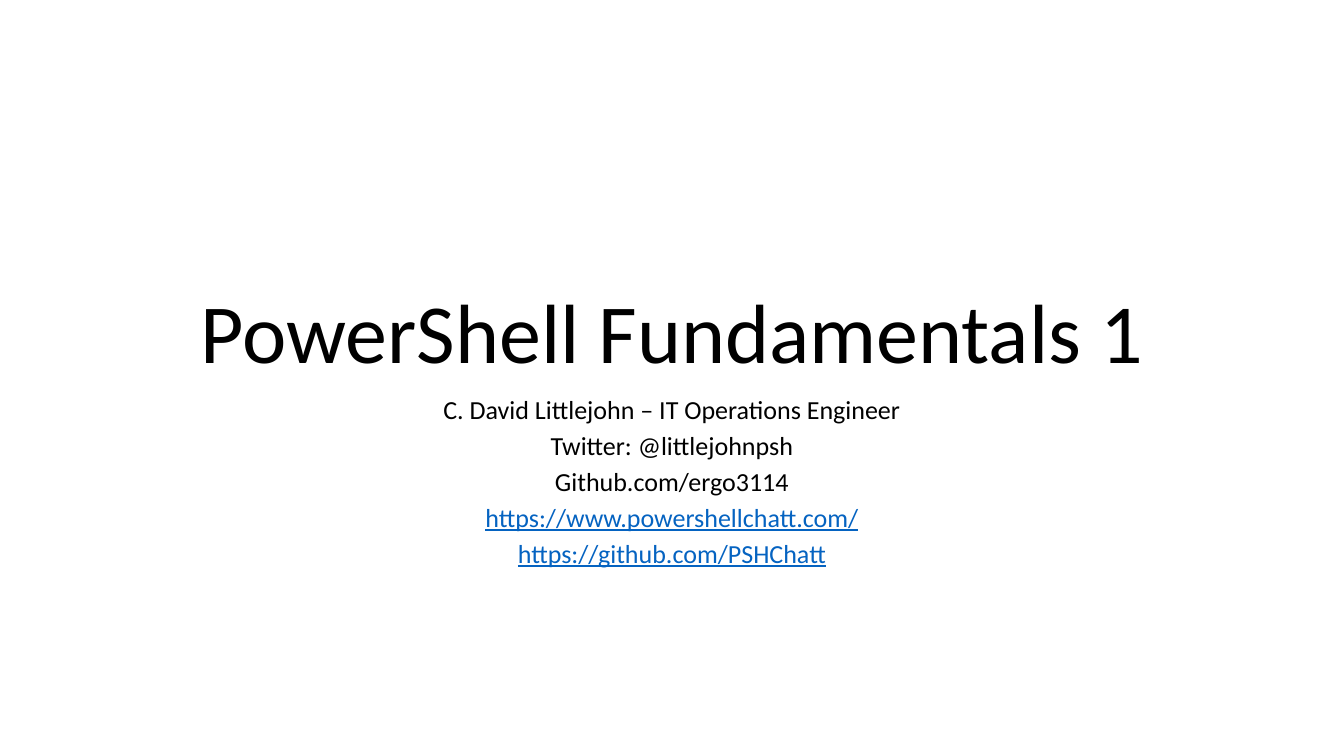
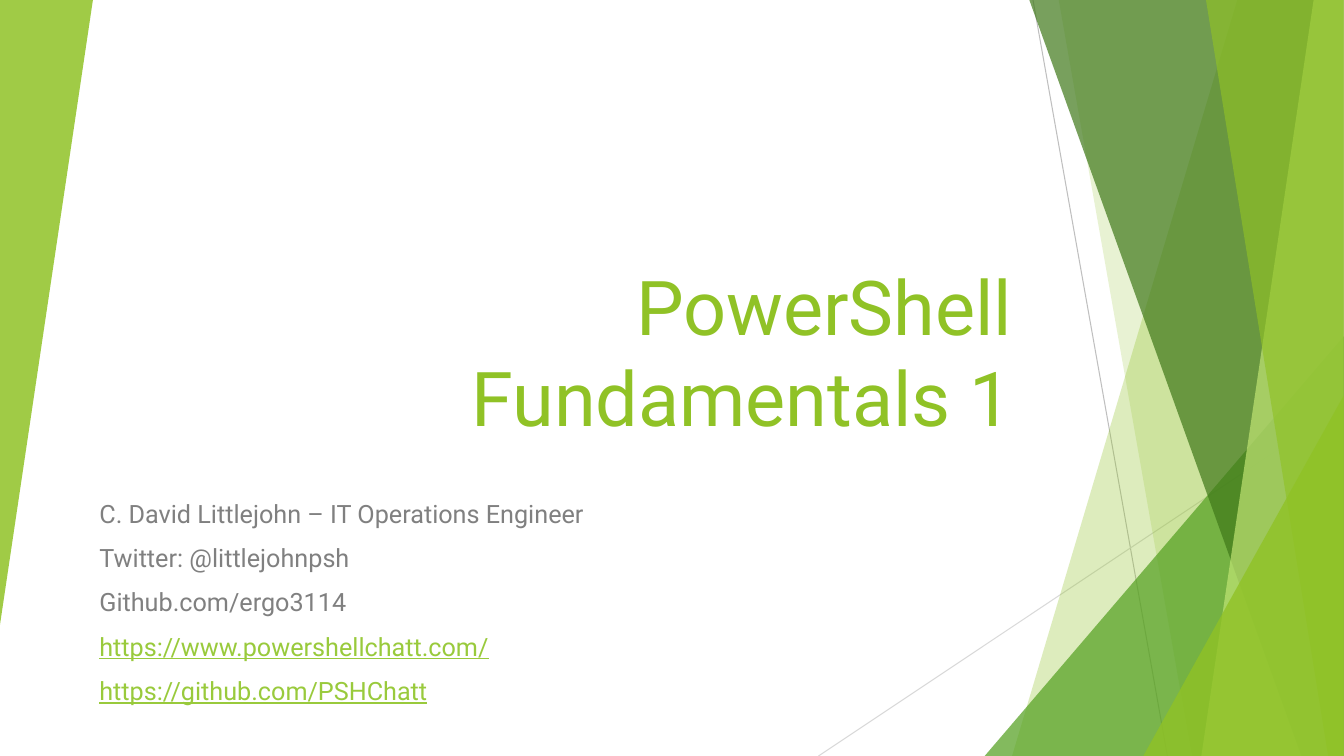
Before and after one commit to ergo3114/Fundamentals1, a slide deck: slide 2 of PowerShell Fundamentals 1.pptx (slide 1 before the commit). Drawn at 1344x756 pixels with LibreOffice and Linux fonts; fonts in the diff are those of the drawing. Boxes give left, top, right and bottom in pixels: in the first picture for what was removed or moved away, otherwise in the second. Text is boxed around its words. In the diff, an @@ line names an element or a change of style, - is before the commit and + after.

Commit message:
Updated PowerPoint with relevant information

```diff
--- a/PowerShell Fundamentals 1.pptx
+++ b/PowerShell Fundamentals 1.pptx
@@ group added at (0,0,1344,756): 5 freeform shapes, 3 triangles, 2 lines @@
@@ title "PowerShell Fundamentals 1": place and size @@
-title "PowerShell Fundamentals 1" at (201,304,1143,364)
+title "PowerShell Fundamentals 1" at (471,278,1012,427)
@@ title "PowerShell Fundamentals 1" at (471,278,1012,427): size 60 to 54 pt, font Calibri to Roboto, text colour #000000 to #90C226; alignment centre to right; line spacing 0.9 to 1 @@
@@ subtitle "C. David Littlejohn – IT ...": place and size @@
-subtitle "C. David Littlejohn – IT ..." at (443,401,900,568)
+subtitle "C. David Littlejohn – IT ..." at (99,504,584,706)
@@ subtitle "C. David Littlejohn – IT ..." at (99,504,584,706): size 18.6 to 18 pt, font Calibri to Roboto; text colour #000000 to #808080 in "C. David Littlejohn – IT Operations Engineer", "Twitter: @littlejohnpsh", "Github.com/ergo3114"; text colour #0563C1 to #99CA3C in "https://www.powershellchatt.com/", "https://github.com/PSHChatt"; alignment centre to left; line spacing 0.7 to 1 @@
```
Also in this commit, not shown: 8 other slides changed, 4 slides added.
